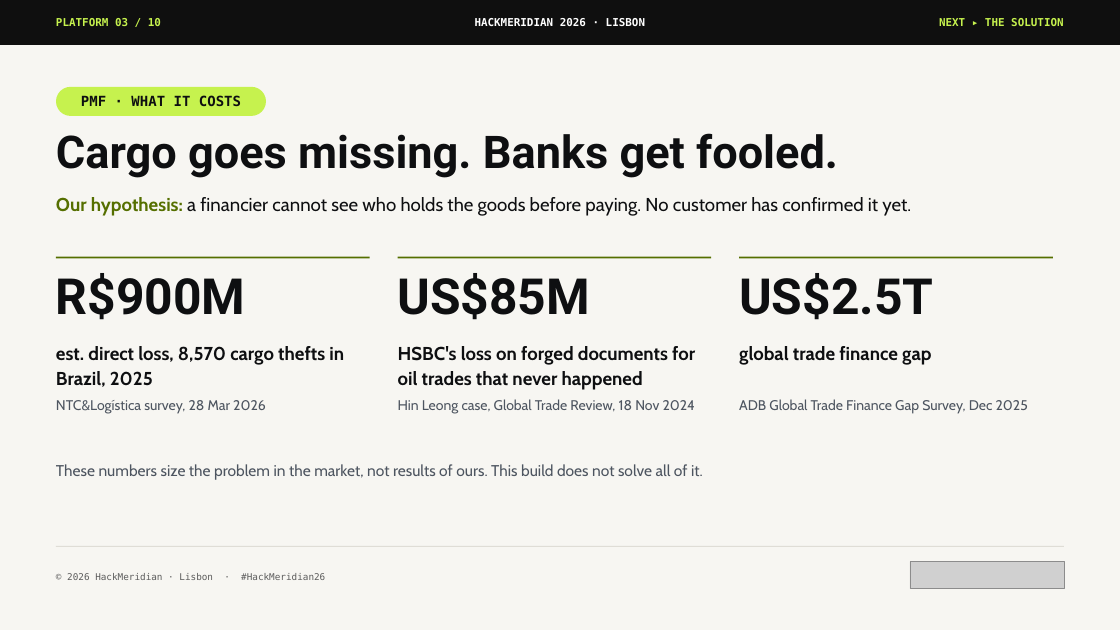
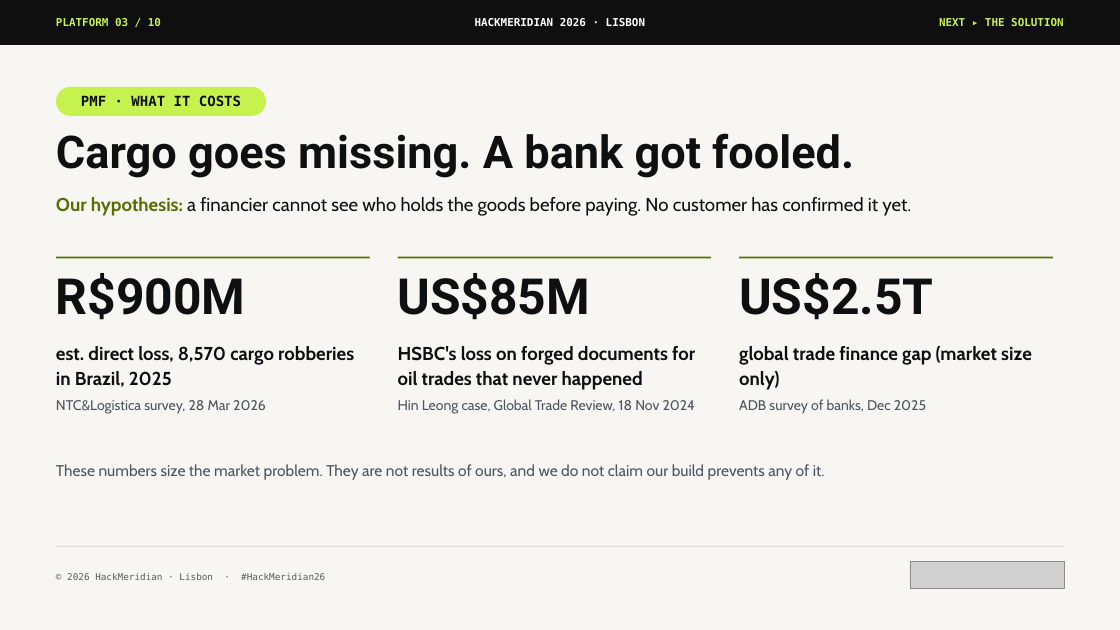
Before and after one commit to pwsaragossy/hackmeridian-cos, a slide deck: slide 3 of projects/hackmeridian-rail/deck/radox-custody-rail.pptx. Drawn at 1120x630 pixels with LibreOffice and Linux fonts; fonts in the diff are those of the drawing; grey boxes stand for pictures. Boxes give left, top, right and bottom in pixels: in the first picture for what was removed or moved away, otherwise in the second. Text is boxed around its words. In the diff, an @@ line names an element or a change of style, - is before the commit and + after.

```diff
--- a/projects/hackmeridian-rail/deck/radox-custody-rail.pptx
+++ b/projects/hackmeridian-rail/deck/radox-custody-rail.pptx
@@ text at box(56, 133, 854, 178): text changed @@
-Cargo goes missing. Banks get fooled.
+Cargo goes missing. A bank got fooled.
@@ text at box(56, 346, 354, 387): text changed @@
-est. direct loss, 8,570 cargo thefts in Brazil, 2025
+est. direct loss, 8,570 cargo robberies in Brazil, 2025
@@ text at box(739, 346, 1032, 390): text changed @@
-global trade finance gap
+global trade finance gap (market size only)
@@ text at box(739, 399, 926, 414): text changed @@
-ADB Global Trade Finance Gap Survey, Dec 2025
+ADB survey of banks, Dec 2025
@@ text at box(56, 464, 825, 480): text changed @@
-These numbers size the problem in the market, not results of ours. This build does not solve all of it.
+These numbers size the market problem. They are not results of ours, and we do not claim our build prevents any of it.
```
Also in this commit, not shown: 1 other slide changed, 3 other files.
